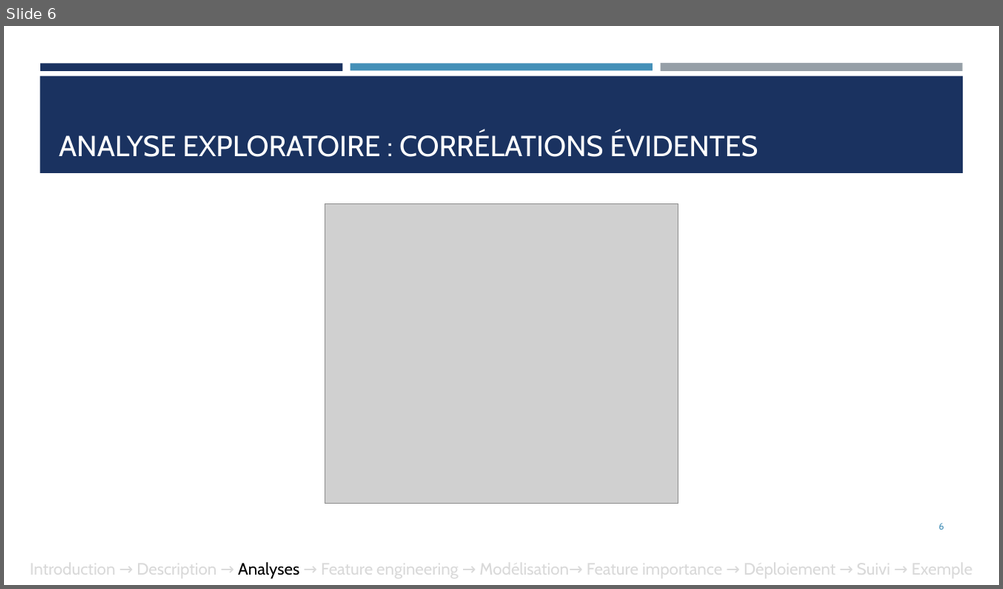
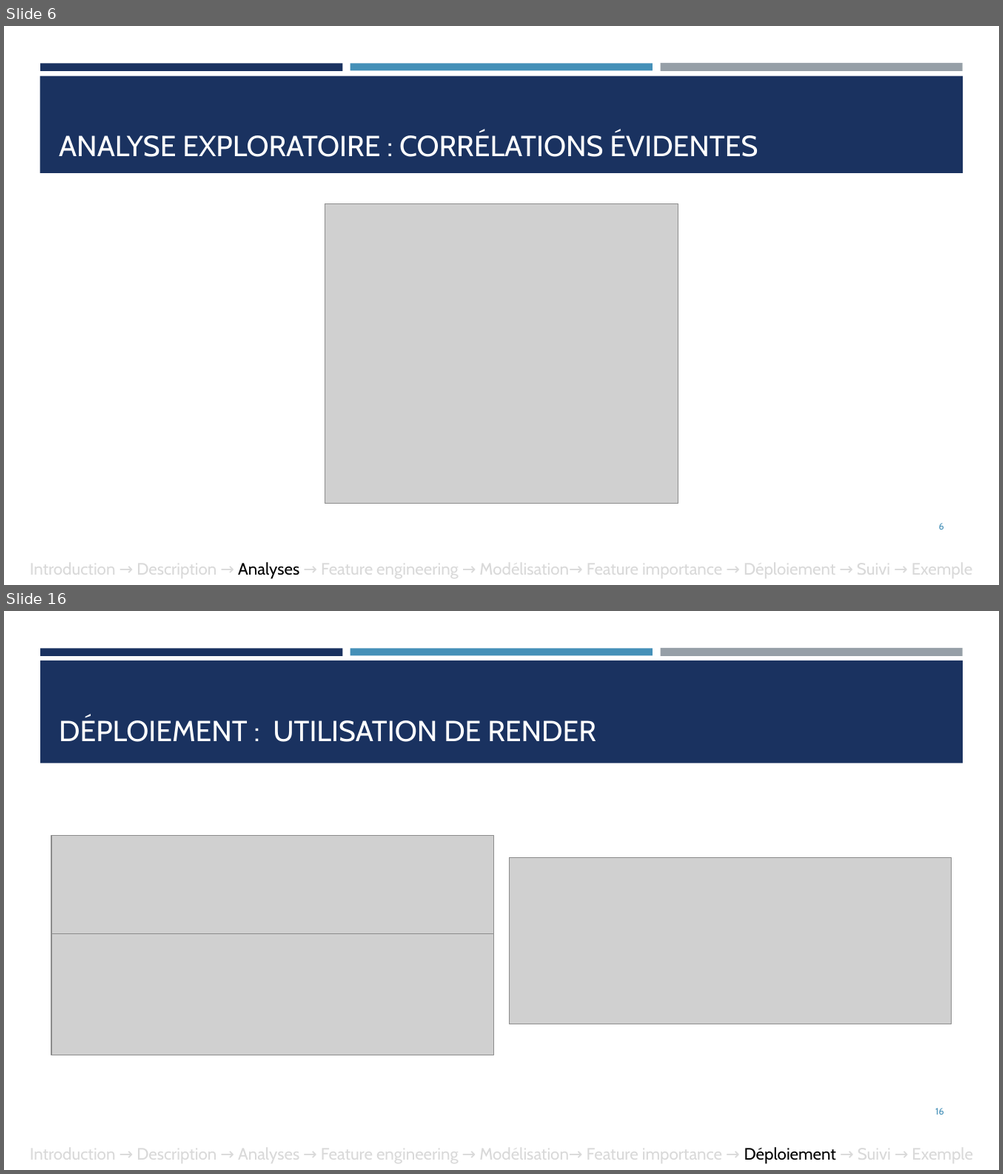
Before and after one commit to ludovicchmz/OpenClassrooms-DataScientist-Projet7, a slide deck: Chaumaz_Ludovic_6_presentation_102025.pptx. Shown one above the other, each under a label of ours: slide 6 before the commit, slides 6 and 16 after it; the slides between them are not shown. The pictures are 1003x589 and 1003x1174 pixels, drawn with LibreOffice and Linux fonts; fonts in the diff are those of the drawing; grey boxes stand for pictures. Boxes give left, top, right and bottom in pixels: in the first picture for what was removed or moved away, otherwise in the second. Text is boxed around its words. In the diff, an @@ line names an element or a change of style, - is before the commit and + after.

```diff
--- a/Chaumaz_Ludovic_6_presentation_102025.pptx
+++ b/Chaumaz_Ludovic_6_presentation_102025.pptx
@@ slide 16 added at (4,611,999,1170), background #FFFFFF; not listed: 3 template elements that a slide beside it also shows @@
@@ rectangle added at (40,661,963,763), fill #1A3260 @@
@@ title added at (59,717,596,742), 28 pt, text #FFFFFF @@
+DÉPLOIEMENT : UTILISATION DE RENDER
@@ picture added at (52,835,494,934) @@
@@ picture added at (509,857,951,1025) @@
@@ picture added at (52,934,494,1056) @@
@@ page number added at (935,1108,944,1115), 9 pt, text #4590B8 @@
+16
@@ text added at (30,1145,973,1165), 16 pt, text #D9D9D9 @@
+Introduction → Description → Analyses → Feature engineering → Modélisation→ Feature importance → Déploiement → Suivi → Exemple
```
Also in this commit, not shown: 2 slides changed, 10 other slides added, 4 other files.
